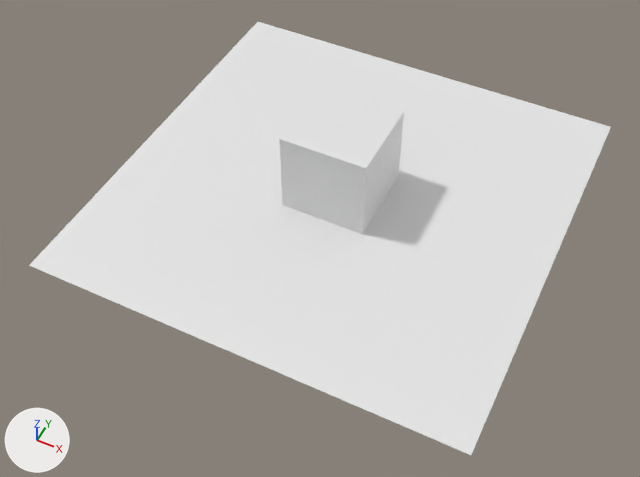
Before and after pictures for a commit that changed the Blender file app/src/public/3d/simple-scene.blend.
One viewpoint serves both versions: a 50 mm lens placed at (6.04, -13.16, 14.54), pointed at (0.15, -1.39, -0.17). Every picture has the same lights, and +X, +Y and +Z are marked at lower left.
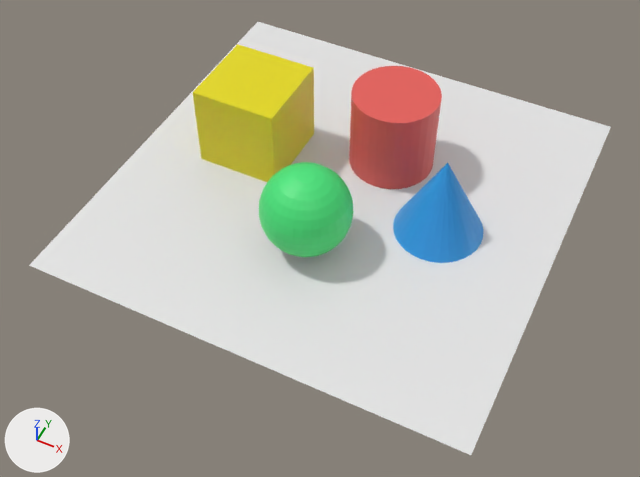
Where the change shows, as pixel boxes (x1, y1, x2, y2) in the pictures (640 x 477 px):
'Cube', recoloured, moved
    before: (279, 86, 404, 234)
    after: (193, 44, 314, 182)
'Cylinder', added (red)
    after: (349, 66, 442, 189)
'Sphere', added (green)
    after: (259, 162, 354, 257)
'Cone', added (blue)
    after: (393, 163, 483, 263)

The edits, one by one:
Material 'Yellow' (mat_yellow) is new.
Its base color is (0.8, 0.706, 0.0) (yellow #e7db00).
Material 'Blue' (mat_blue) is new.
Its base color is (0.0262, 0.329, 0.8) (blue #2d9be7).
Material 'Red' (mat_red) is new.
Its base color is (0.8, 0.115, 0.1) (red #e75f59).
Material 'Green' (mat_green) is new.
Its base color is (0.0679, 0.8, 0.207) (green #4ae77e).
me_cube has 8 vertices, 6 faces and spans x -1.0..1.0, y -1.0..1.0, z -1.0..1.0.
me_cube no longer uses material mat_material (white #e7e7e7).
me_cube now uses material mat_yellow (yellow #e7db00).
Mesh me_cone is new.
It is a 32-sided cone pointing to +z spanning x -1.0..1.0, y -1.0..1.0, z -1.0..1.0.
It uses material mat_blue (blue #2d9be7).
Mesh me_cylinder is new.
It is a 32-sided cylinder along z spanning x -1.0..1.0, y -1.0..1.0, z -1.0..1.0.
It uses material mat_red (red #e75f59).
Mesh me_sphere is new.
It is a UV sphere (32 segments, 16 rings, poles along z) spanning x -1.0..1.0, y -1.0..1.0, z -1.0..1.0.
It uses material mat_green (green #4ae77e).
Object 'Cube' (ob_cube) moves from (0.0, 0.0, 1.0) to (-2.45, 0.49, 1.0).
Object 'Cone' (ob_cone) is new; it shows me_cone.
Its location is (2.43, -0.09, 1.0).
Object 'Cylinder' (ob_cylinder) is new; it shows me_cylinder.
Its location is (0.61, 1.49, 1.0).
Object 'Sphere' (ob_sphere) is new; it shows me_sphere.
Its location is (0.0, -1.74, 1.0).
